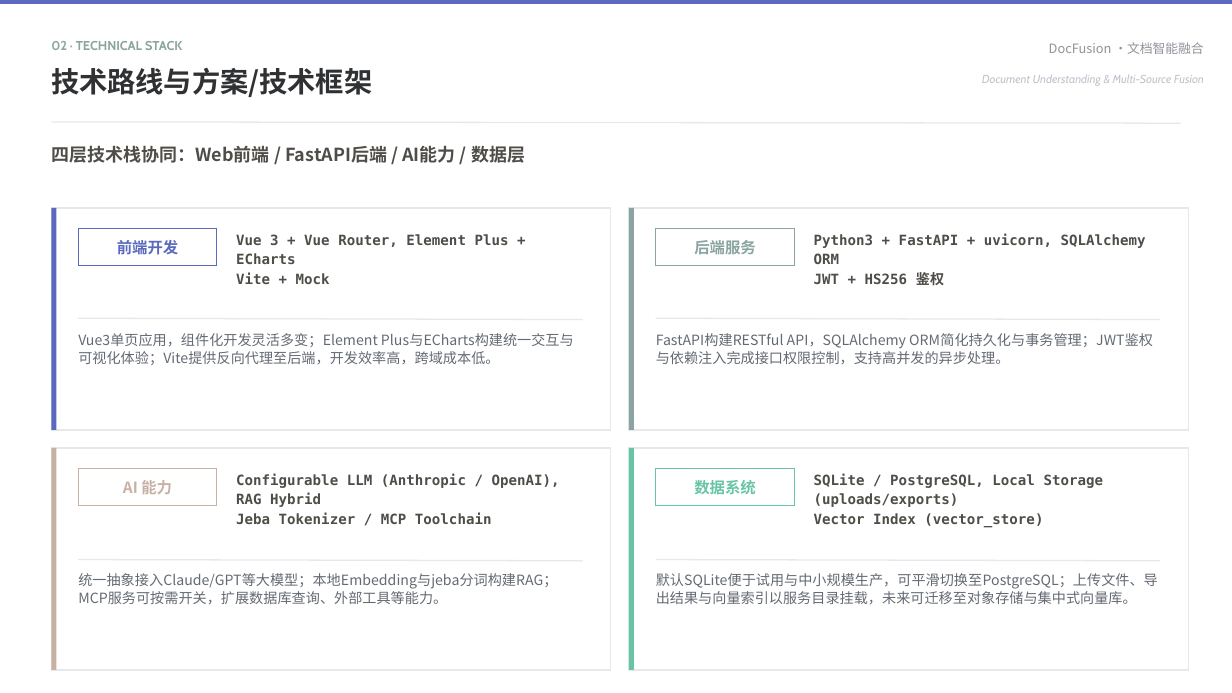
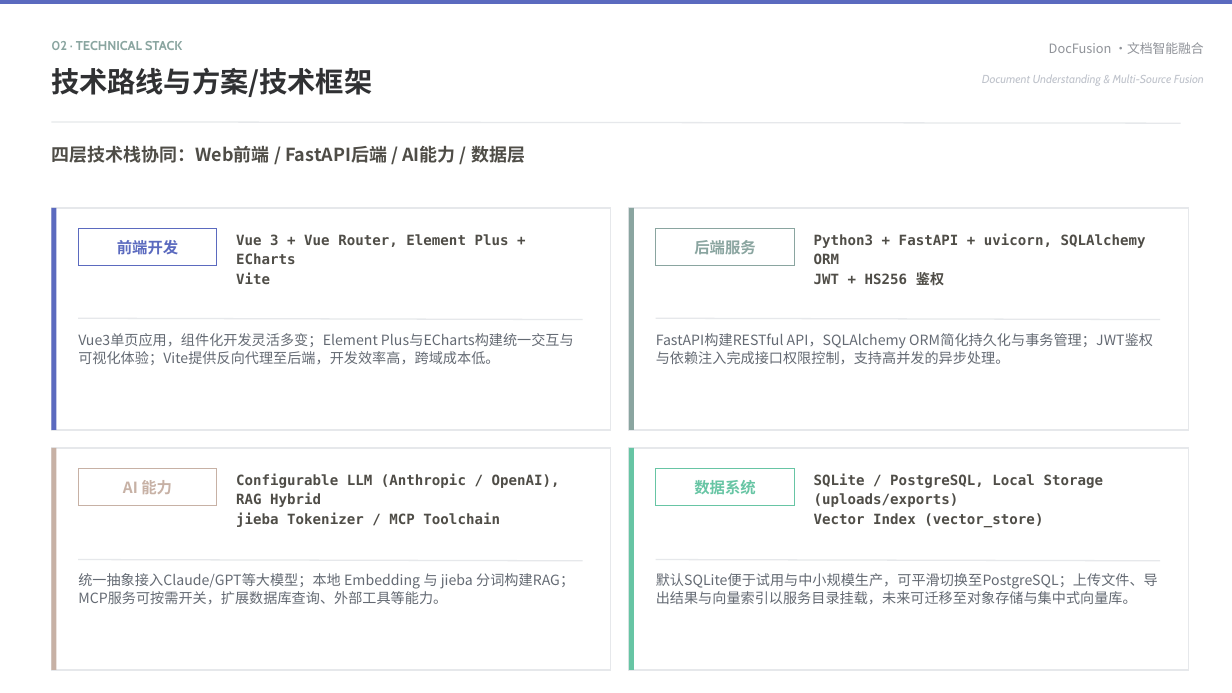
Before and after one commit to zhengmingchuang/blossoms, a slide deck: slide 7 of docs/T2605208-Blossoms pave your way-【A23】-项目简介PPT.pptx. Drawn at 1232x693 pixels with LibreOffice and Linux fonts; fonts in the diff are those of the drawing. Boxes give left, top, right and bottom in pixels: in the first picture for what was removed or moved away, otherwise in the second. Text is boxed around its words. In the diff, an @@ line names an element or a change of style, - is before the commit and + after.

```diff
--- a/docs/T2605208-Blossoms pave your way-【A23】-项目简介PPT.pptx
+++ b/docs/T2605208-Blossoms pave your way-【A23】-项目简介PPT.pptx
@@ text at [236,272,270,284]: text changed @@
-Vite + Mock
+Vite
@@ text at [236,512,500,527]: text changed @@
-Jeba Tokenizer / MCP Toolchain
+jieba Tokenizer / MCP Toolchain
@@ text at [78,573,574,604]: text changed @@
-统一抽象接入Claude/GPT等大模型；本地Embedding与jeba分词构建RAG；MCP服务可按需开关，扩展数据库查询、外部工具等能力。
+统一抽象接入Claude/GPT等大模型；本地 Embedding 与 jieba 分词构建RAG；MCP服务可按需开关，扩展数据库查询、外部工具等能力。
```
Also in this commit, not shown: 2 other slides changed, 1 other file.
